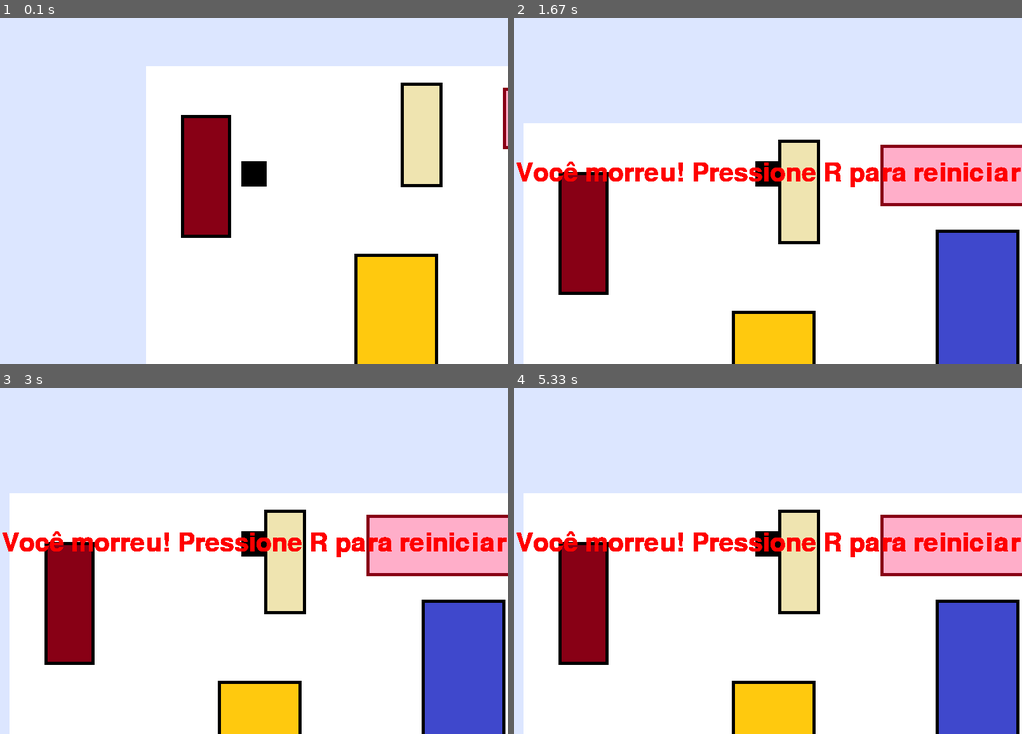
Above: before the commit, frames 1-4 (two rows, left to right).
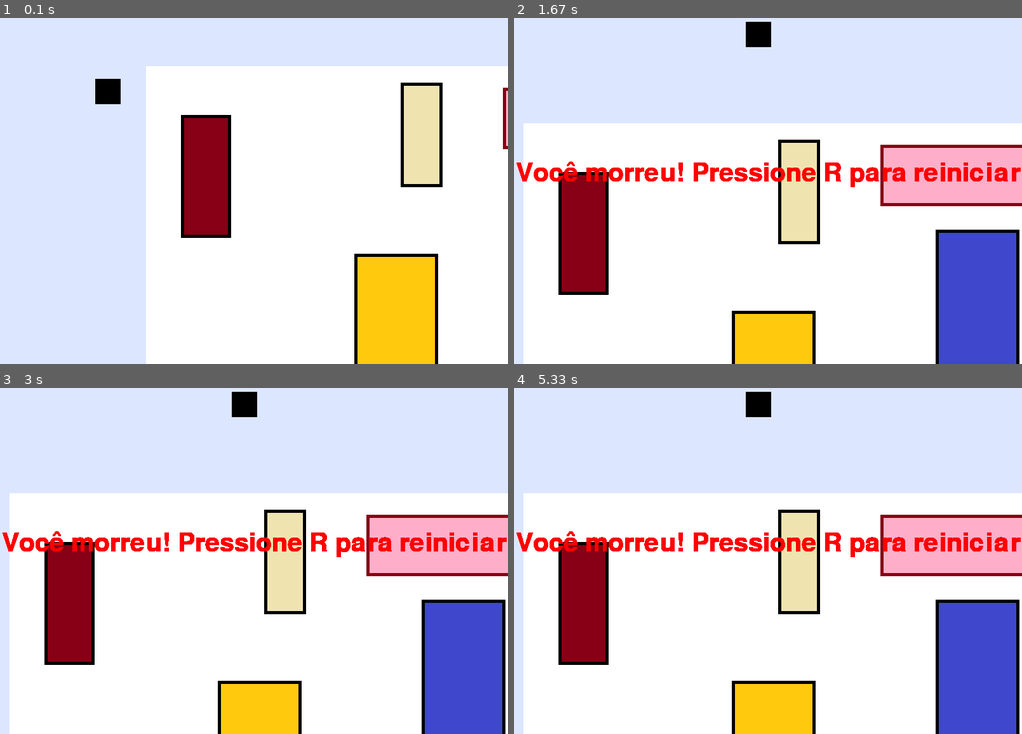
Above: after the commit, the same moments.

Repository: marcoacolla/LAR-Trafo-Cabeca-de-Serie
Game: pygame game, started from Python_Sim_Pygame/v1.0_pygame.py
The game is run twice, just before and just after one commit, with the same random seed, the same clock (stepped at 60 frames per second) and the same inputs.
Inputs:
- Up to frame 1 (0.1 s): no input
- Up to frame 2 (1.67 s): hold D 0.33-0.8 s; hold W 0.83-1.13 s; hold D 1.17-1.63 s
- Up to frame 3 (3 s): no input
- Up to frame 4 (5.33 s): no input

The runs differ from the first frame. In frame 1, 0.7% of the frame differs, in the area x 18-53%, y 17-49%; in frame 2, 0.6%; in frame 3, 0.6%; in frame 4, 0.6%.

Commit message:
adding lights

Diff:
--- a/Python_Sim_Pygame/v1.0_pygame.py
+++ b/Python_Sim_Pygame/v1.0_pygame.py
@@ -41,8 +41,6 @@
                     # Verde não é parede
                     if cor == (255, 255, 255):
                         continue
-                    if cor[1] > 200 and cor[0] < 100 and cor[2] < 100:
-                        continue
                     player.set_dead()
                     break
             if player.is_dead():
@@ -56,7 +54,7 @@
 
     # Desenhar o player centralizado usando a câmera
     centered_rect = camera.apply(player_rect)
-    pygame.draw.rect(screen, player.color, centered_rect)
+    player.draw(screen)
 
     if player.is_dead():
         def reset_player():
--- a/Python_Sim_Turtle/Application/joystick.py
+++ b/Python_Sim_Turtle/Application/joystick.py
@@ -14,6 +14,7 @@
         self.BITRATE = 500000     # Taxa de transmissão CAN em bits por segundo (500 kbps)
         self.CAN_CHANNEL_JOYSTICK = 0x200 # Canal (ID) da mensagem CAN enviada pela TTC (11 bits padrão)
         self.CAN_CHANNEL_SELETORA = 0x201
+        self.CAN_CHANNEL_LIGHTS = 0x202
         self.update_joystick()
         self.can_available = False
         try:
@@ -76,5 +77,11 @@
                     if selectedMode != self.currentMode:
                         self.currentMode = selectedMode
                         self.hasChangedMode = True
+                elif msg.arbitration_id == self.CAN_CHANNEL_LIGHTS:
+                    # Decodifica o estado das luzes
+                    lightsState = struct.unpack('<B', data[0:1])[0]
+                    self.lights = [(lightsState & (1 << i)) != 0 for i in range(4)]
+
+
         turtle.ontimer(self.loopHearCan, GVL.CONTROLLER_TICK)
         return
--- a/Python_Sim_Turtle/Robot/Drivetrain/Vehicle.py
+++ b/Python_Sim_Turtle/Robot/Drivetrain/Vehicle.py
@@ -1,3 +1,4 @@
+
 import math
 import turtle
 import GVL
@@ -53,6 +54,12 @@
             Wheel(self, "COL_3", -half_length, -half_width), # Coluna Traseira - Direita
             Wheel(self, "COL_4",  half_length, -half_width)  # Coluna Frontal - Direita
         ]
+
+        self.lights = [True, False, True, False] # Estado das luzes (4)
+        self.lights_turtle = turtle.Turtle()
+        self.lights_turtle.hideturtle()
+        self.lights_turtle.speed(0)
+        self.lights_turtle.penup()
 
         # Curvatura do veículo e de suas rodas
         self.curvature = Curvature(self, color="CornflowerBlue")
@@ -94,6 +101,31 @@
         # Atualiza a posição e orientação dos eixos
         self.fixed_axes.updateOrientation()
         self.moving_axes.updateOrientation()
+
+    def draw_lights(self, start_x=0, start_y=-60, radius=10, spacing=30):
+        """Desenha as luzes alinhadas sobre o robô, acompanhando posição e orientação."""
+        colors = ['green', 'yellow', 'red', 'blue']
+        self.lights_turtle.clear()
+        # Posição central do robô
+        cx, cy = self.turtle.position()
+        heading = self.turtle.heading()
+        # Luzes alinhadas na frente do robô
+        base_offset = self.length/2 + 20  # distância da frente do robô
+        for i, state in enumerate(self.lights):
+            # Calcula posição relativa de cada luz
+            angle_rad = math.radians(heading)
+            # Alinha as luzes na frente, espaçadas lateralmente
+            offset_x = base_offset * math.sin(angle_rad) + (i-1.5)*spacing*math.cos(angle_rad)
+            offset_y = -base_offset * math.cos(angle_rad) + (i-1.5)*spacing*math.sin(angle_rad)
+            x = cx + offset_x
+            y = cy + offset_y
+            self.lights_turtle.goto(x, y)
+            self.lights_turtle.pendown()
+            self.lights_turtle.fillcolor(colors[i] if state else 'gray')
+            self.lights_turtle.begin_fill()
+            self.lights_turtle.circle(radius)
+            self.lights_turtle.end_fill()
+            self.lights_turtle.penup()
 
     # Define uma nova orientação para a instância
     def setHeading(self, new_heading):
--- a/Python_Sim_Turtle/v12_Marco.py
+++ b/Python_Sim_Turtle/v12_Marco.py
@@ -247,7 +247,11 @@
                 screen.update_camera(*plataforma.icr_global)
             else:
                 screen.update_camera(*plataforma.getPosition())
-            turtle.update()
+
+
+            turtle.update()
+
+        plataforma.draw_lights()
         turtle.ontimer(joystickAngleOffsetUpdate, GVL.CONTROLLER_TICK)
 
     # Callback para as teclas de ajuste de ângulo (aumenta)
